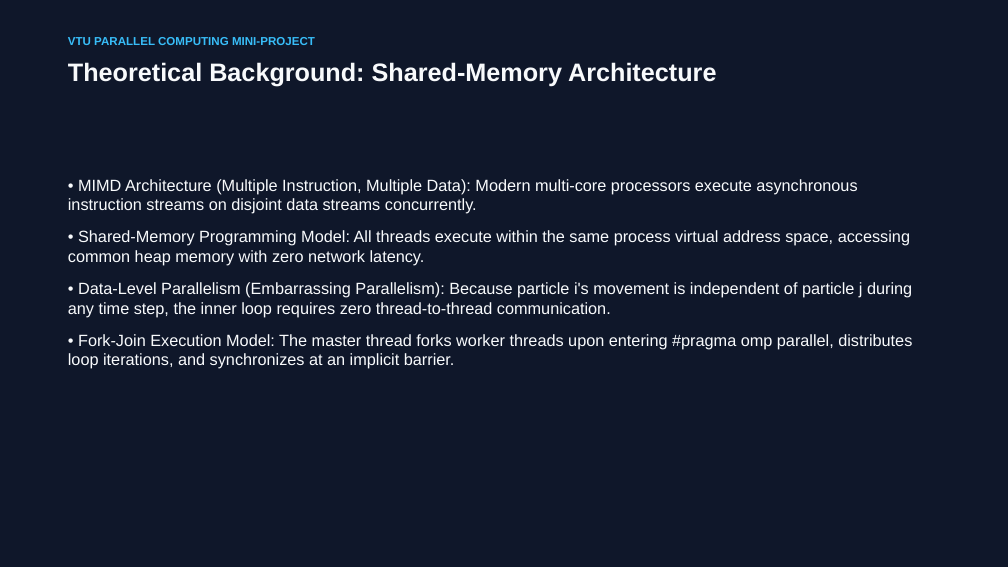
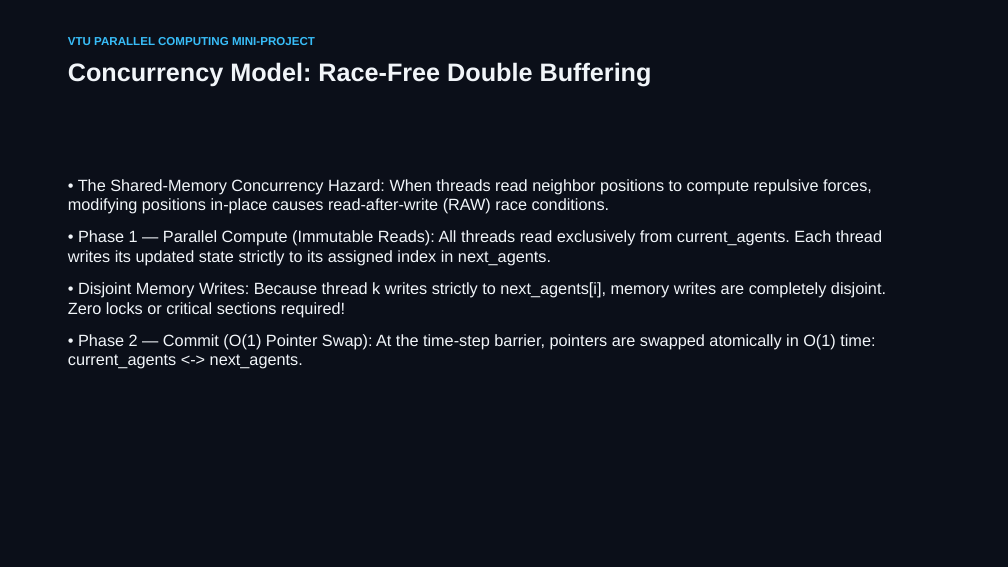
Before and after one commit to rishikeshgowdakk/PC, a slide deck: slide 4 of CrowdSim/presentation/CrowdSim_Project_Presentation.pptx. Drawn at 1008x567 pixels with LibreOffice and Linux fonts; fonts in the diff are those of the drawing. Boxes give left, top, right and bottom in pixels: in the first picture for what was removed or moved away, otherwise in the second. Text is boxed around its words. In the diff, an @@ line names an element or a change of style, - is before the commit and + after.

Commit message:
Implement obstacle avoidance and spatial grid mechanics in CrowdSim
- Added obstacle handling with circular and AABB (axis-aligned bounding box) types.
- Implemented obstacle initialization based on different scenarios (pillars and bottlenecks).
- Developed functions for computing repulsive forces from obstacles and resolving agent penetration.
- Introduced a spatial grid for efficient neighbor querying, reducing computational complexity.
- Created tests for agent initialization, goal steering, obstacle mechanics, spatial grid vs brute force, and sequential vs parallel simulation equivalence.
- Ensured that the simulation maintains physical invariants and validates results across different configurations.

```diff
--- a/CrowdSim/presentation/CrowdSim_Project_Presentation.pptx
+++ b/CrowdSim/presentation/CrowdSim_Project_Presentation.pptx
@@ background #0F172A to #0B0F19 @@
@@ text at (68,62,652,87): text changed; text colour #F8FAFC to #F1F5F9 @@
-Theoretical Background: Shared-Memory Architecture
+Concurrency Model: Race-Free Double Buffering
@@ text at (68,179,886,369): text changed; text colour #F8FAFC to #F1F5F9 @@
-• MIMD Architecture (Multiple Instruction, Multiple Data): Modern multi-core processors execute asynchronous instruction streams on disjoint data streams concurrently.
-• Shared-Memory Programming Model: All threads execute within the same process virtual address space, accessing common heap memory with zero network latency.
-• Data-Level Parallelism (Embarrassing Parallelism): Because particle i's movement is independent of particle j during any time step, the inner loop requires zero thread-to-thread communication.
-• Fork-Join Execution Model: The master thread forks worker threads upon entering #pragma omp parallel, distributes loop iterations, and synchronizes at an implicit barrier.
+• The Shared-Memory Concurrency Hazard: When threads read neighbor positions to compute repulsive forces, modifying positions in-place causes read-after-write (RAW) race conditions.
+• Phase 1 — Parallel Compute (Immutable Reads): All threads read exclusively from current_agents. Each thread writes its updated state strictly to its assigned index in next_agents.
+• Disjoint Memory Writes: Because thread k writes strictly to next_agents[i], memory writes are completely disjoint. Zero locks or critical sections required!
+• Phase 2 — Commit (O(1) Pointer Swap): At the time-step barrier, pointers are swapped atomically in O(1) time: current_agents <-> next_agents.
```
Also in this commit, not shown: 10 other slides changed, 4 slides added, 4 slides removed, 37 other files.
